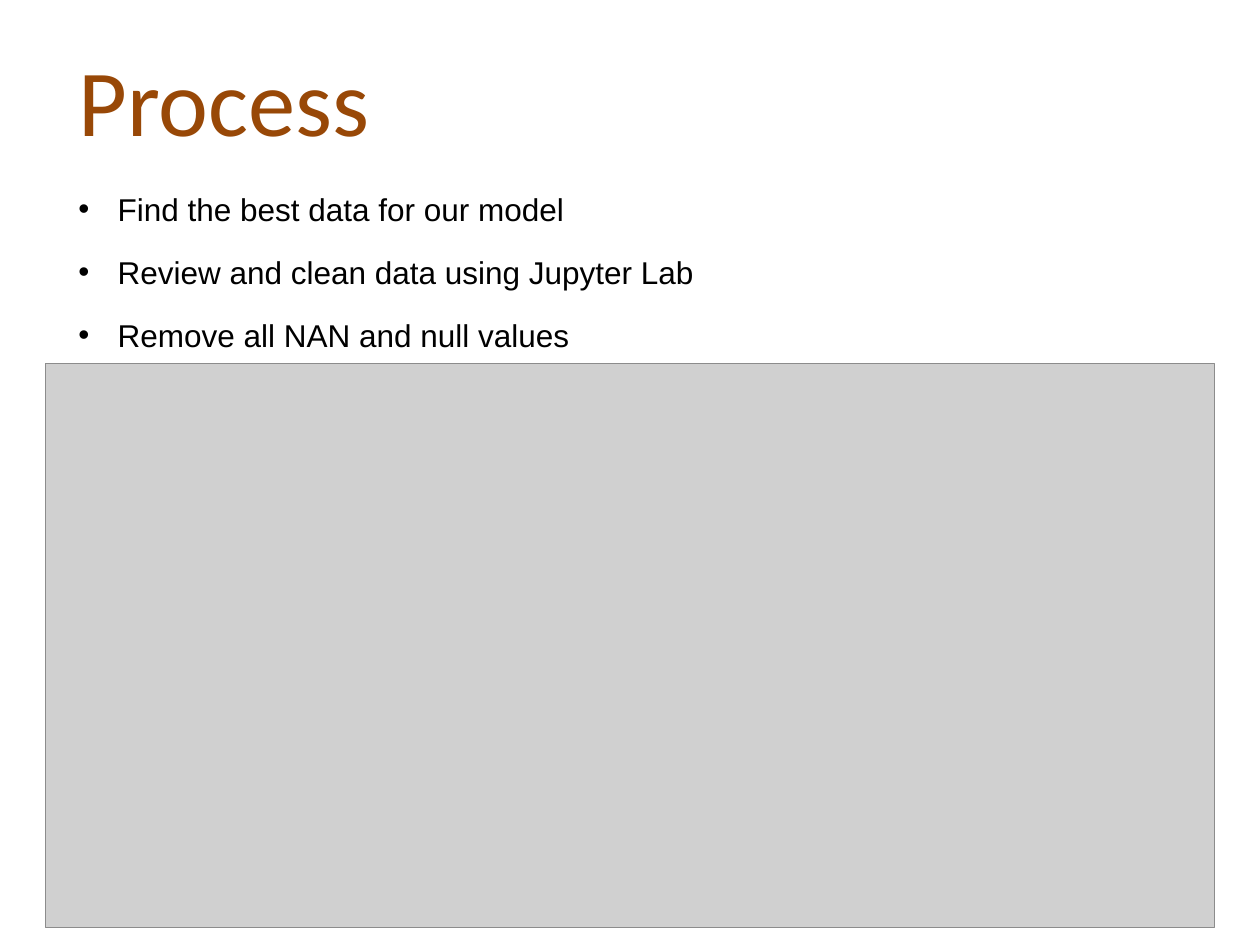
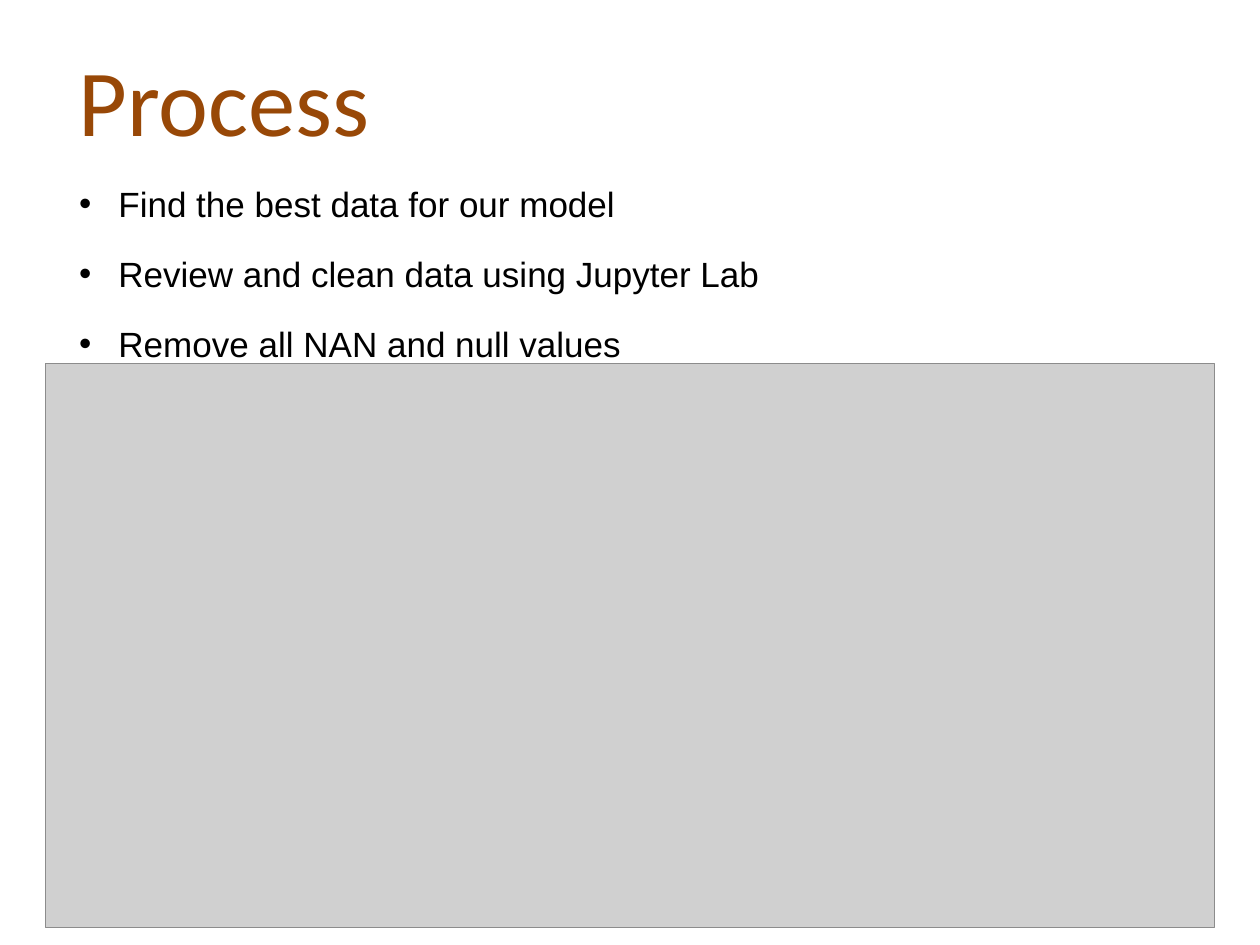
Before and after one commit to dsalisbury1141/Predicting-Loan-Eligibility-Machine-Learning, a slide deck: slide 5 of Machine_Learning_Presentation.pptx. Drawn at 1260x945 pixels with LibreOffice and Linux fonts; fonts in the diff are those of the drawing; grey boxes stand for pictures; background and template pictures are left out. Boxes give left, top, right and bottom in pixels: in the first picture for what was removed or moved away, otherwise in the second. Text is boxed around its words. In the diff, an @@ line names an element or a change of style, - is before the commit and + after.

Commit message:
update slides

```diff
--- a/Machine_Learning_Presentation.pptx
+++ b/Machine_Learning_Presentation.pptx
@@ text "Find the best data for ...": place and size @@
-text "Find the best data for ..." at (118,198,694,348)
+text "Find the best data for ..." at (118,191,758,364)
@@ text "Find the best data for ..." at (118,191,758,364): size 18 to 20 pt @@
```
Also in this commit, not shown: 1 other slide changed, 1 other file.
